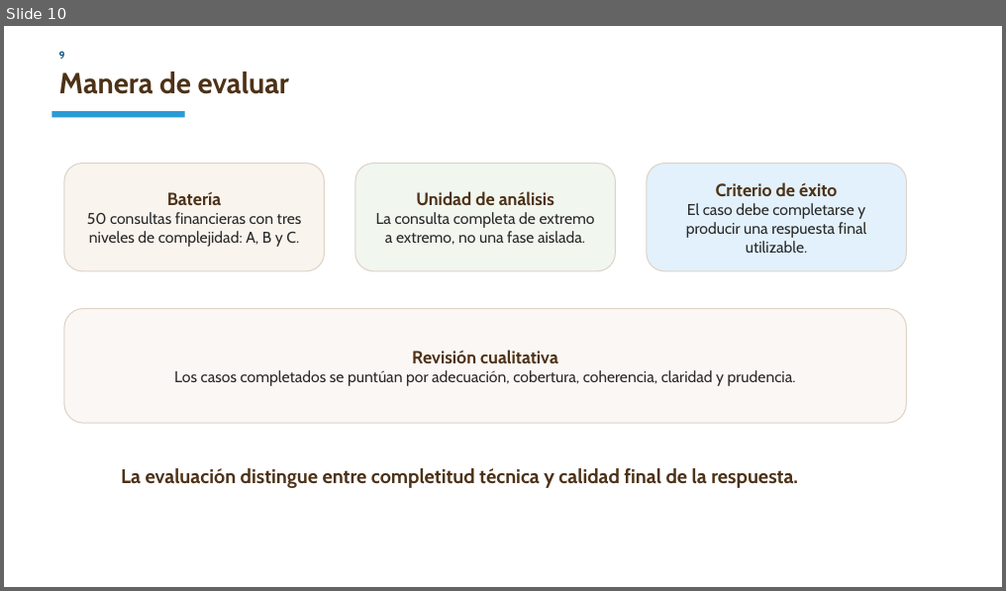
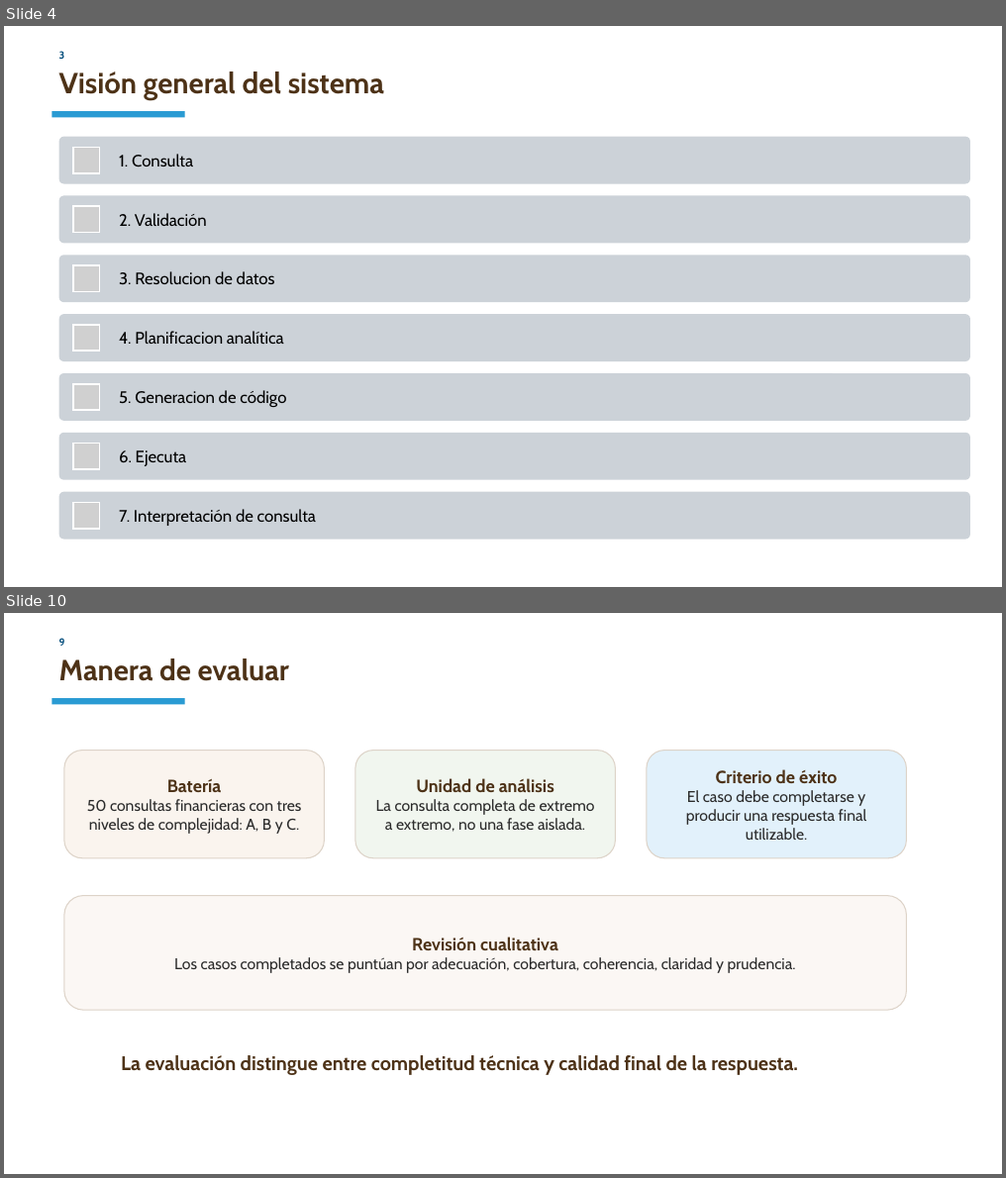
Before and after one commit to CarlosRuiz4102/tfm, a slide deck: docs/presentacion_tfm_15min_v4.pptx. Shown one above the other, each under a label of ours: slide 10 before the commit, slides 4 and 10 after it; the slides between them are not shown. The pictures are 1006x591 and 1006x1178 pixels, drawn with LibreOffice and Linux fonts; fonts in the diff are those of the drawing; grey boxes stand for pictures. Boxes give left, top, right and bottom in pixels: in the first picture for what was removed or moved away, otherwise in the second. Text is boxed around its words. In the diff, an @@ line names an element or a change of style, - is before the commit and + after.

```diff
--- a/docs/presentacion_tfm_15min_v4.pptx
+++ b/docs/presentacion_tfm_15min_v4.pptx
@@ slide 4 added at [4,26,1002,587], background #FFFFFF @@
@@ text added at [59,51,65,59], 10 pt, text #004B7A, bold @@
+3
@@ text added at [59,72,384,100], 28 pt, text #4D3217, bold @@
+Visión general del sistema
@@ rectangle added at [52,111,185,117], fill #2A9BD3 @@
@@ group added at [59,137,970,540]: 7 rounded rectangles, 7 pictures, 7 texts @@
+1. Consulta
+2. Validación
+3. Resolucion de datos
+4. Planificacion analítica
+5. Generacion de código
+6. Ejecuta
+7. Interpretación de consulta
```
Also in this commit, not shown: 7 slides changed, 1 other slide added, 2 slides removed, 4 other files.
